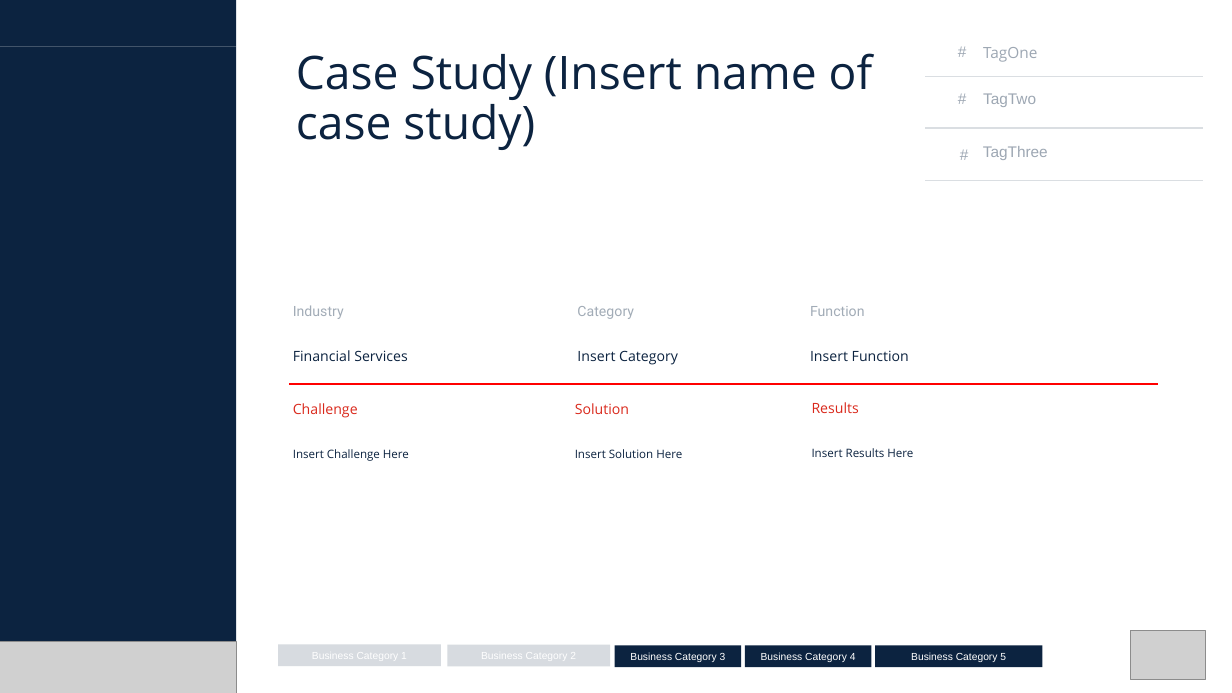
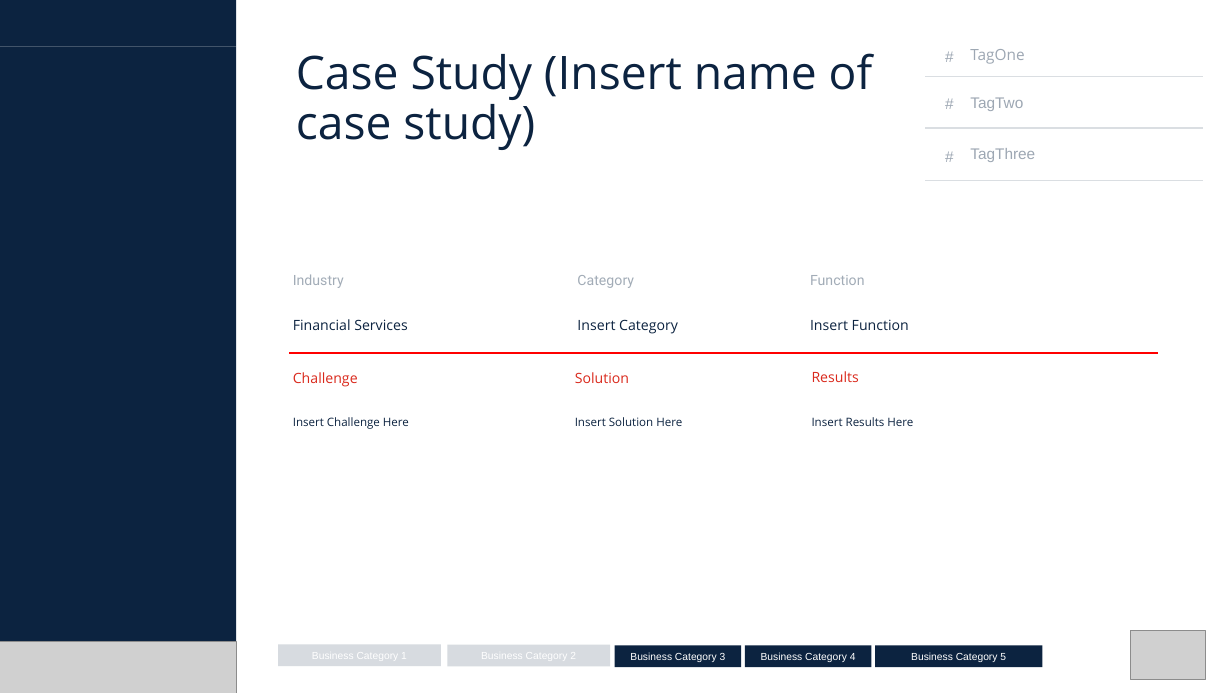
Before and after one commit to rohon95boss/bip_case_studies, a slide deck: slide 1 of templates/BIP_MCG_Case Study_Insert Case Study Name.pptx. Drawn at 1232x693 pixels with LibreOffice and Linux fonts; fonts in the diff are those of the drawing; grey boxes stand for pictures. Boxes give left, top, right and bottom in pixels: in the first picture for what was removed or moved away, otherwise in the second. Text is boxed around its words. In the diff, an @@ line names an element or a change of style, - is before the commit and + after.

Commit message:
Add PPT templates for case study generation

```diff
--- a/templates/BIP_MCG_Case Study_Insert Case Study Name.pptx
+++ b/templates/BIP_MCG_Case Study_Insert Case Study Name.pptx
@@ text "TagOne": place and size @@
-text "TagOne" at bbox=[983, 47, 1037, 62]
+text "TagOne" at bbox=[970, 49, 1024, 64]
@@ text "TagTwo": place and size @@
-text "TagTwo" at bbox=[983, 93, 1036, 107]
+text "TagTwo" at bbox=[970, 97, 1023, 111]
@@ 3 texts: place and size @@
-3 texts at bbox=[949, 38, 1002, 168]
+3 texts at bbox=[936, 43, 987, 171]
@@ text "TagThree": place and size @@
-text "TagThree" at bbox=[983, 146, 1048, 160]
+text "TagThree" at bbox=[970, 148, 1035, 162]
@@ 6 texts, 1 line: place and size @@
-6 texts, 1 line at bbox=[289, 306, 1159, 461]
+6 texts, 1 line at bbox=[289, 274, 1159, 429]
```
Also in this commit, not shown: 1 other file.
